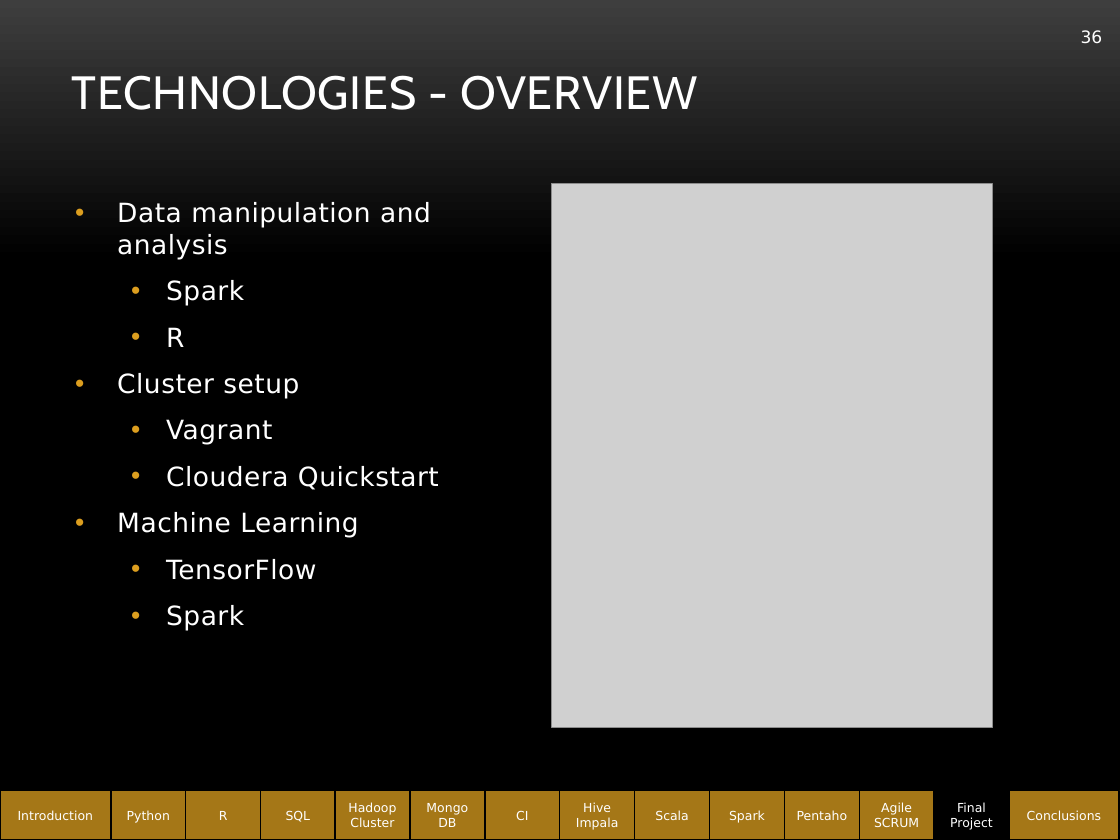
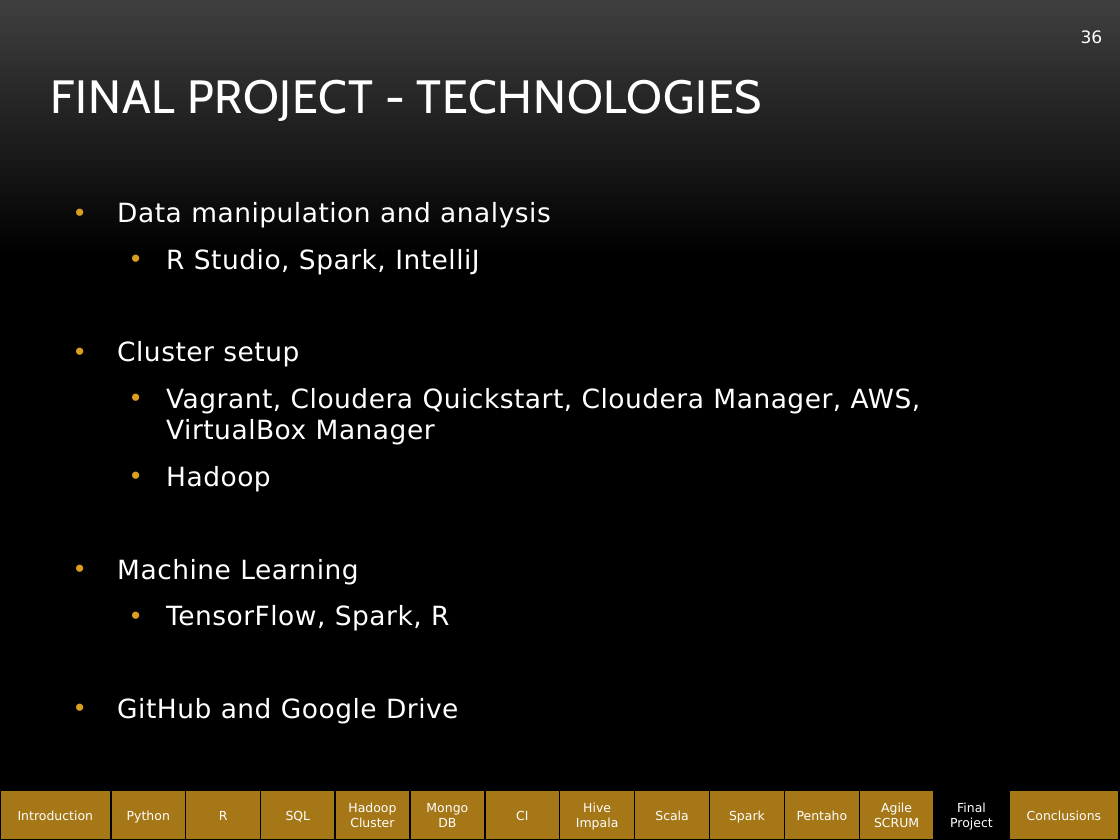
Before and after one commit to abe1ge/teletubbiesQAC, a slide deck: slide 36 of FinalPresentation.pptx. Drawn at 1120x840 pixels with LibreOffice and Linux fonts; fonts in the diff are those of the drawing; grey boxes stand for pictures; background and template pictures are left out. Boxes give left, top, right and bottom in pixels: in the first picture for what was removed or moved away, otherwise in the second. Text is boxed around its words. In the diff, an @@ line names an element or a change of style, - is before the commit and + after.

```diff
--- a/FinalPresentation.pptx
+++ b/FinalPresentation.pptx
@@ title added at box(51, 79, 762, 121), 30 pt, text #FFFFFF @@
+FINAL PROJECT - TECHNOLOGIES
@@ text removed at box(71, 75, 697, 110) @@
-TECHNOLOGIES - OVERVIEW
@@ picture removed at box(551, 184, 992, 727) @@
@@ text at box(166, 249, 479, 274): text changed @@
-  • Spark
-  • R
+  • R Studio, Spark, IntelliJ
@@ text at box(166, 388, 921, 492): text changed @@
-  • Vagrant
-  • Cloudera Quickstart
+  • Vagrant, Cloudera Quickstart, Cloudera Manager, AWS, VirtualBox Manager
+  • Hadoop
@@ text at box(117, 605, 458, 724): text changed @@
-  • TensorFlow
-  • Spark
+  • TensorFlow, Spark, R
+• GitHub and Google Drive
```
Also in this commit, not shown: 14 other slides changed, 4 slides added.
